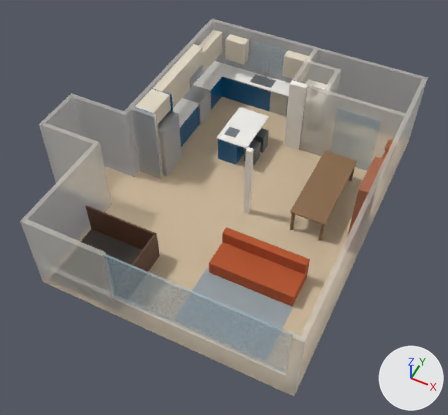
Two versions of the glTF model site/assets/twin.glb, one commit apart.
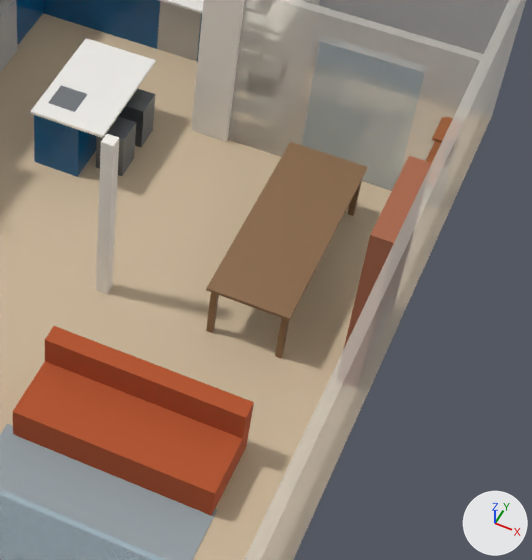
The first picture shows the older version from a 50 mm lens placed at (8.41, -16.04, 13.55), pointed at (3.14, -5.51, 0.39). The close-ups show the older and then the newer version on the part from 45% to 95% of the width and 22% to 78% of the height of that picture. Only the edits that show in the close-ups are written down. Arrows for +X, +Y and +Z are at lower right; the lights stay in place. Where no turn or scale is listed for an object, it has been applied to the vertices.

Names of what the first close-up shows: 'f_rug', 'f_sofa_back', 'f_sofa_seat', 'f_table', 'f_table_leg1', 'f_table_leg2', 'f_table_leg3', 'floor_main', 'isl_top', 'office_slider', 'post_ne', 'wall_e', 'wall_n', 'wall_office_s1', 'win_south' and 24 more.
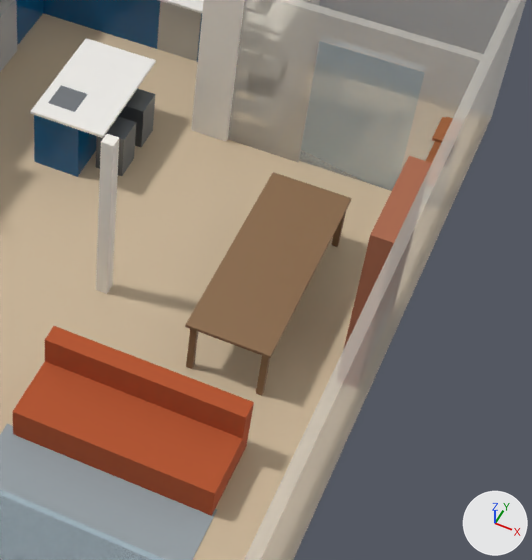
The change in detail:
Object 'f_table' (ob_f_table) moves from (4.98, -2.39, 0.72) to (4.98, -3.0, 0.72).
Object 'f_table_leg1' (ob_f_table_leg1) moves from (5.89, -2.44, 0.0) to (5.89, -3.05, 0.0).
Object 'f_table_leg2' (ob_f_table_leg2) moves from (5.03, -5.03, 0.0) to (5.03, -5.64, 0.0).
Object 'f_table_leg3' (ob_f_table_leg3) moves from (5.89, -5.03, 0.0) to (5.89, -5.64, 0.0).

Location of each change, [x1, y1, x2, y2] in pixels of the close-ups (532 x 560 px):
'f_table', moved: before [206, 142, 368, 321]; after [185, 172, 352, 358]
'f_table_leg2', moved: before [206, 292, 219, 333]; after [186, 329, 198, 369]
'f_table_leg3', moved: before [275, 318, 289, 358]; after [256, 356, 270, 396]
'f_table_leg1', moved: before [347, 180, 362, 216]; after [332, 212, 346, 247]
